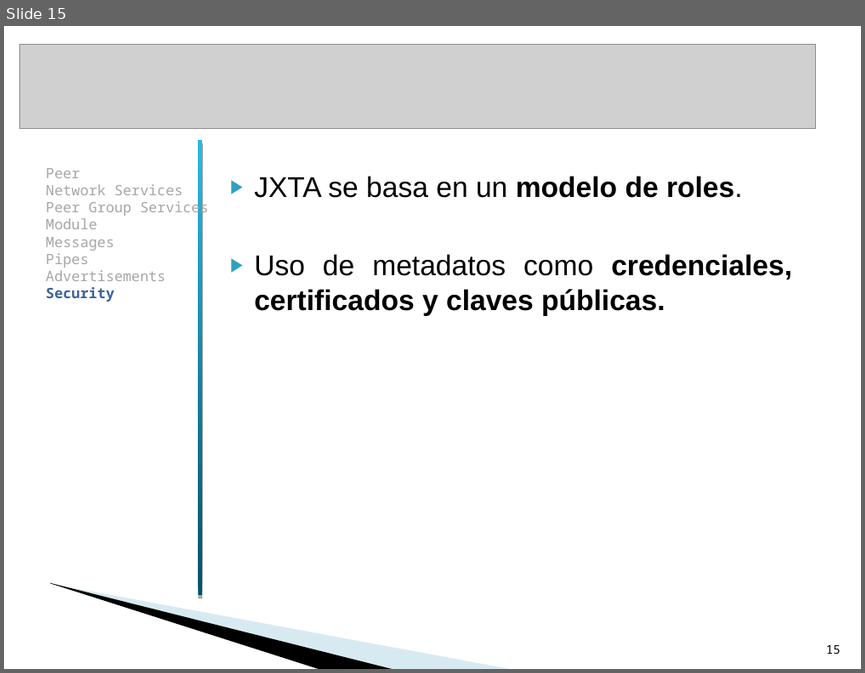
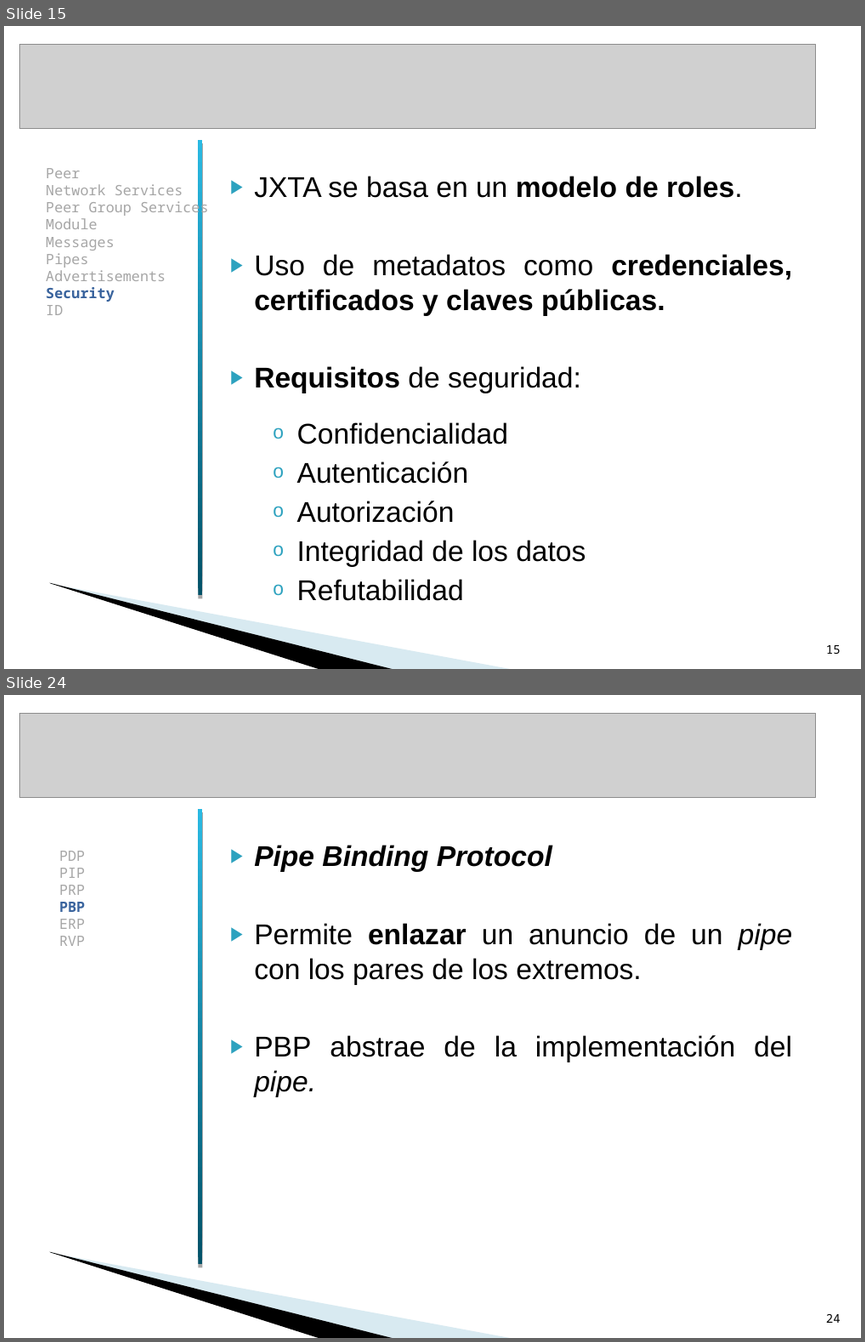
Before and after one commit to txedo/isi-practicas-5, a slide deck: sistemas-colaboracion/p2p-jxta/presentacion/PresentaciónColaboracion.ppt. Shown one above the other, each under a label of ours: slide 15 before the commit, slides 15 and 24 after it; the slides between them are not shown. The pictures are 865x673 and 865x1342 pixels, drawn with LibreOffice and Linux fonts; fonts in the diff are those of the drawing; grey boxes stand for pictures; background and template pictures are left out. Boxes give left, top, right and bottom in pixels: in the first picture for what was removed or moved away, otherwise in the second. Text is boxed around its words. In the diff, an @@ line names an element or a change of style, - is before the commit and + after.

```diff
--- a/sistemas-colaboracion/p2p-jxta/presentacion/PresentaciónColaboracion.ppt
+++ b/sistemas-colaboracion/p2p-jxta/presentacion/PresentaciónColaboracion.ppt
@@ slide 24 added at <box>4,695,861,1338</box>, background #FFFFFF; not listed: 2 template elements that a slide beside it also shows @@
@@ picture added at <box>19,713,816,797</box> @@
@@ rectangle added at <box>199,809,203,1264</box>, fill gradient #005269 to #2ABAE3 @@
@@ text added at <box>254,845,792,1097</box>, 24 pt, text #000000 @@
+▶ Pipe Binding Protocol
+▶ Permite enlazar un anuncio de un pipe con los pares de los extremos.
+▶ PBP abstrae de la implementación del pipe.
@@ text added at <box>59,851,85,946</box>, 12 pt, text #A6A6A6 @@
+PDP
+PIP
+PRP
+PBP
+ERP
+RVP
@@ page number added at <box>826,1314,840,1322</box>, 10 pt, text #000000 @@
+24
@@ slide 15 changed as well @@
@@ text at <box>46,305,63,315</box>: paragraph added @@
+ID
@@ text at <box>254,366,585,601</box>: paragraphs added @@
+▶ Requisitos de seguridad:
+  o Confidencialidad
+  o Autenticación
+  o Autorización
+  o Integridad de los datos
+  o Refutabilidad
```
Also in this commit, not shown: 10 other slides changed, 14 other slides added.
